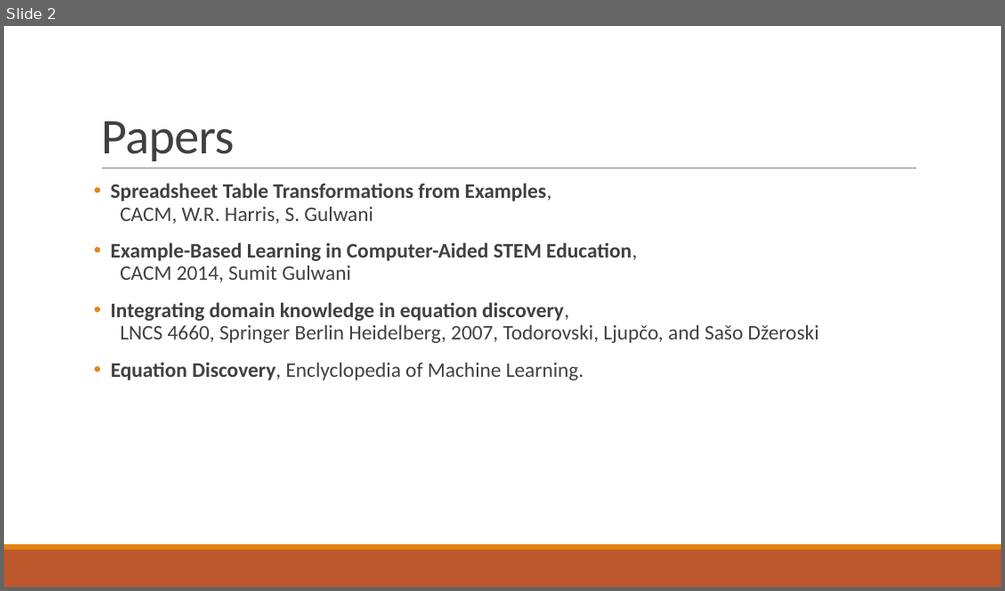
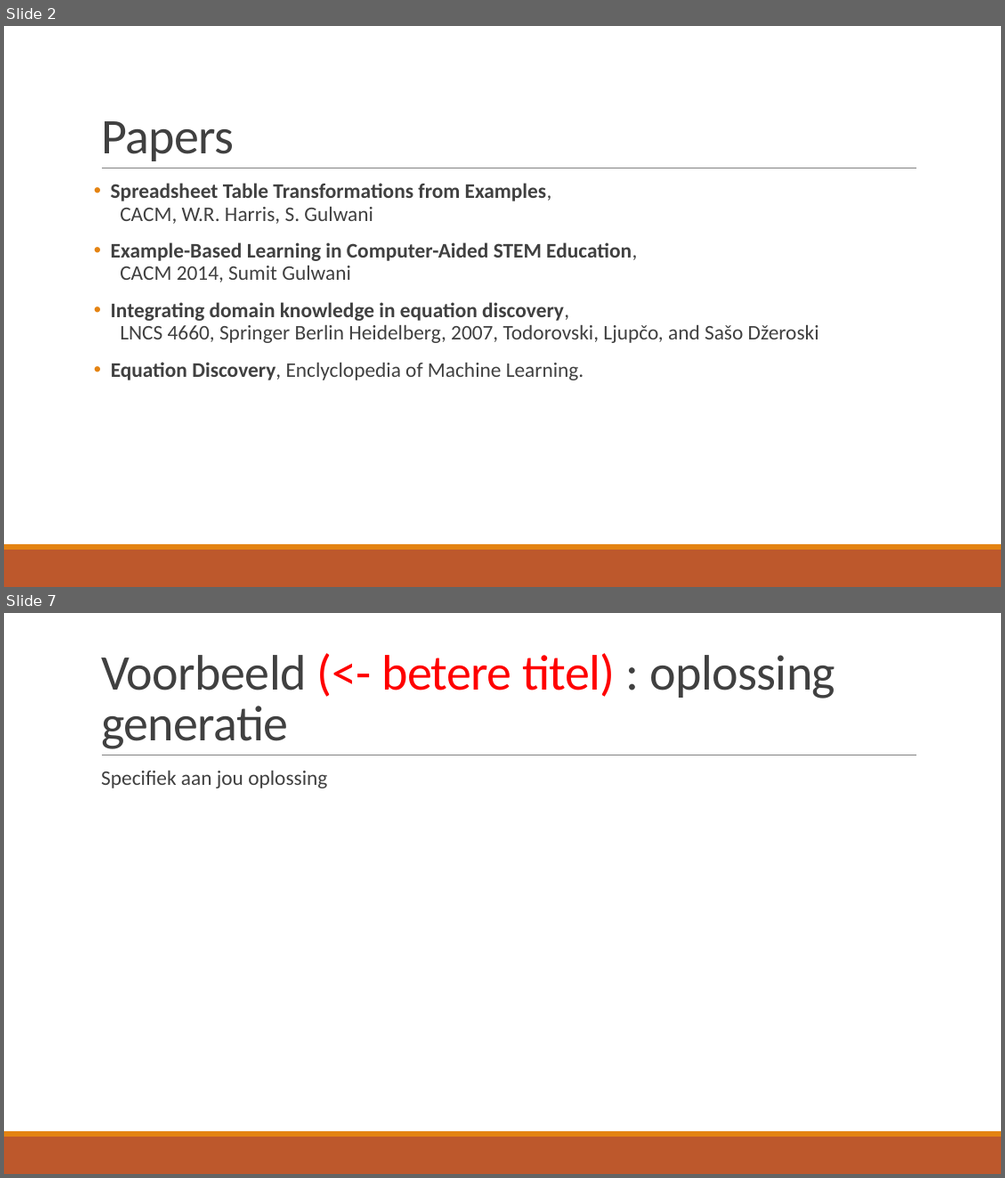
Before and after one commit to TomDeGroote/Bachelorproef, a slide deck: Opdracht 2/Literatuurstudie.pptx. Shown one above the other, each under a label of ours: slide 2 before the commit, slides 2 and 7 after it; the slides between them are not shown. The pictures are 1005x591 and 1005x1178 pixels, drawn with LibreOffice and Linux fonts; fonts in the diff are those of the drawing. Boxes give left, top, right and bottom in pixels: in the first picture for what was removed or moved away, otherwise in the second. Text is boxed around its words. In the diff, an @@ line names an element or a change of style, - is before the commit and + after.

```diff
--- a/Opdracht 2/Literatuurstudie.pptx
+++ b/Opdracht 2/Literatuurstudie.pptx
@@ slide 7 added at (x1=4, y1=613, x2=1001, y2=1174), background #FFFFFF; not listed: 3 template elements that a slide beside it also shows @@
@@ title added at (x1=101, y1=653, x2=835, y2=749), 48 pt, text #404040 @@
+Voorbeeld (<- betere titel) : oplossing generatie
@@ text added at (x1=101, y1=771, x2=327, y2=788), 20 pt, text #404040 @@
+  Specifiek aan jou oplossing
```
Also in this commit, not shown: 1 slide changed, 23 other slides added.
